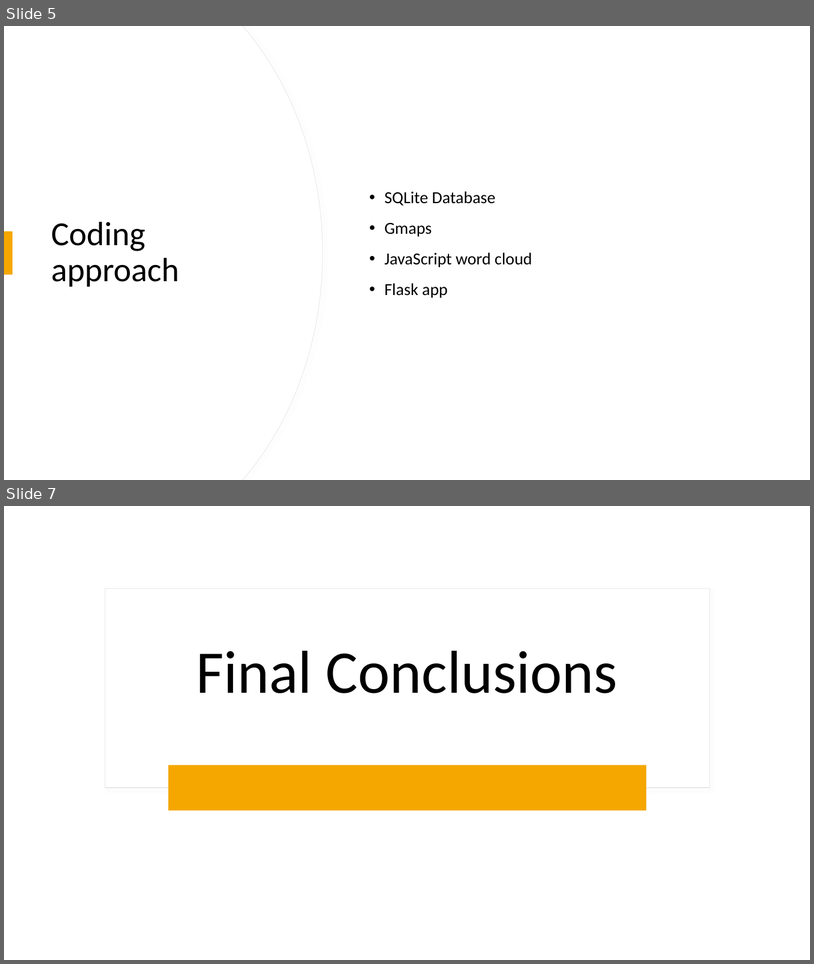
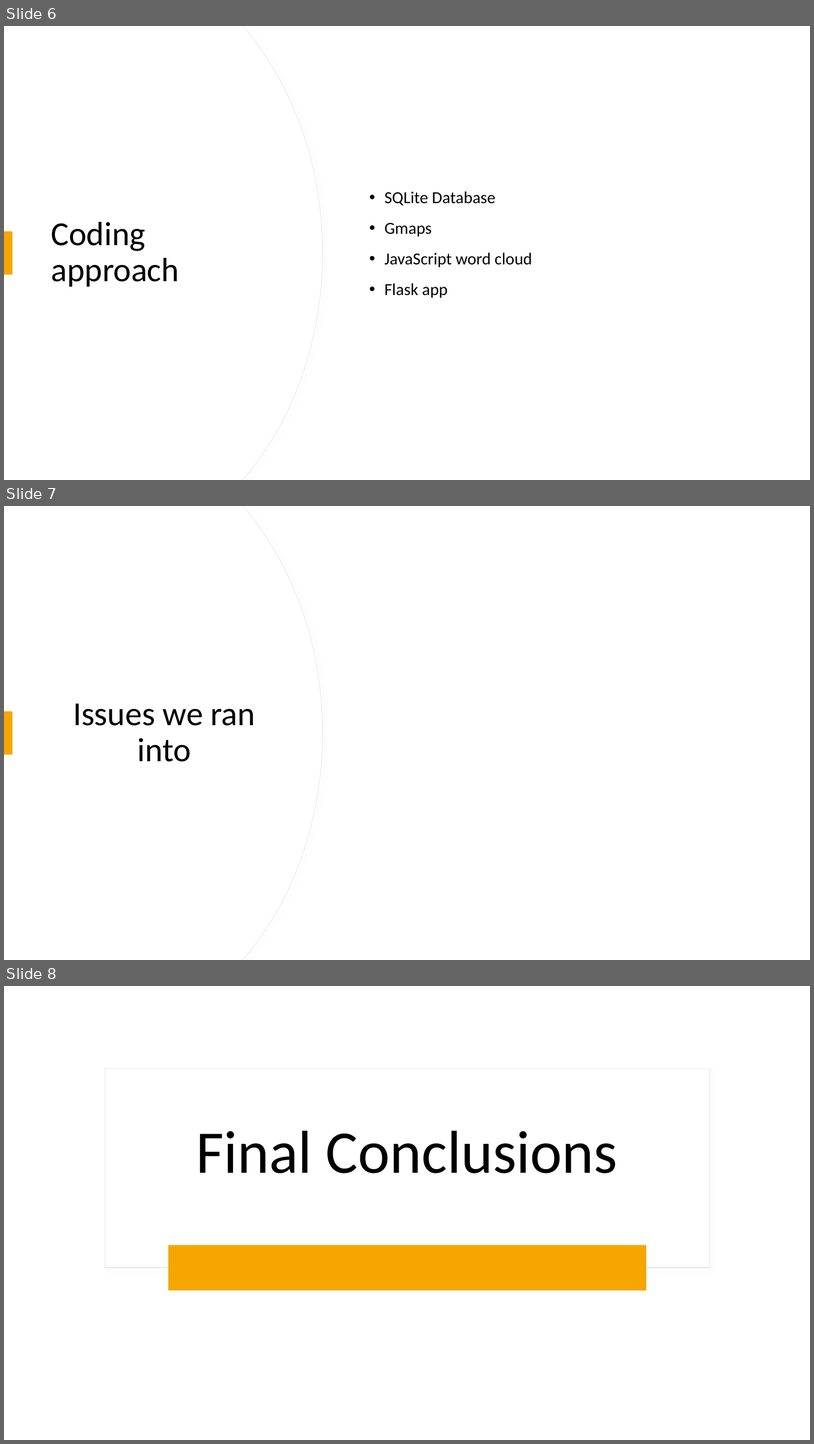
Before and after one commit to CecilyGriffin/CrimeVSCOVID-KC, a slide deck: ETL PROJECT POWERPOINT.pptx. Shown one above the other, each under a label of ours: slides 5 and 7 before the commit, slides 6, 7 and 8 after it; the slides between them are not shown. The pictures are 814x964 and 814x1444 pixels, drawn with LibreOffice and Linux fonts; fonts in the diff are those of the drawing. Boxes give left, top, right and bottom in pixels: in the first picture for what was removed or moved away, otherwise in the second. Text is boxed around its words. In the diff, an @@ line names an element or a change of style, - is before the commit and + after.

```diff
--- a/ETL PROJECT POWERPOINT.pptx
+++ b/ETL PROJECT POWERPOINT.pptx
@@ slide 7 added at (4,506,810,960), background #FFFFFF; not listed: 2 template elements that a slide beside it also shows @@
@@ rectangle added at (4,506,810,960), fill #FFFFFF @@
@@ freeform shape added at (4,506,323,960), fill #FFFFFF, outline #E9E9E9 0.75 pt @@
@@ freeform shape added at (4,506,322,960), fill #FFFFFF @@
@@ title added at (73,703,256,762), 40 pt, text #000000 @@
+Issues we ran into
@@ rectangle added at (4,711,12,754), fill #F5A700 @@
@@ what was slide 5 is now slide 6 @@
@@ what was slide 7 is now slide 8 @@
```
Also in this commit, not shown: 1 other slide added, 1 slide removed, 2 other files.
